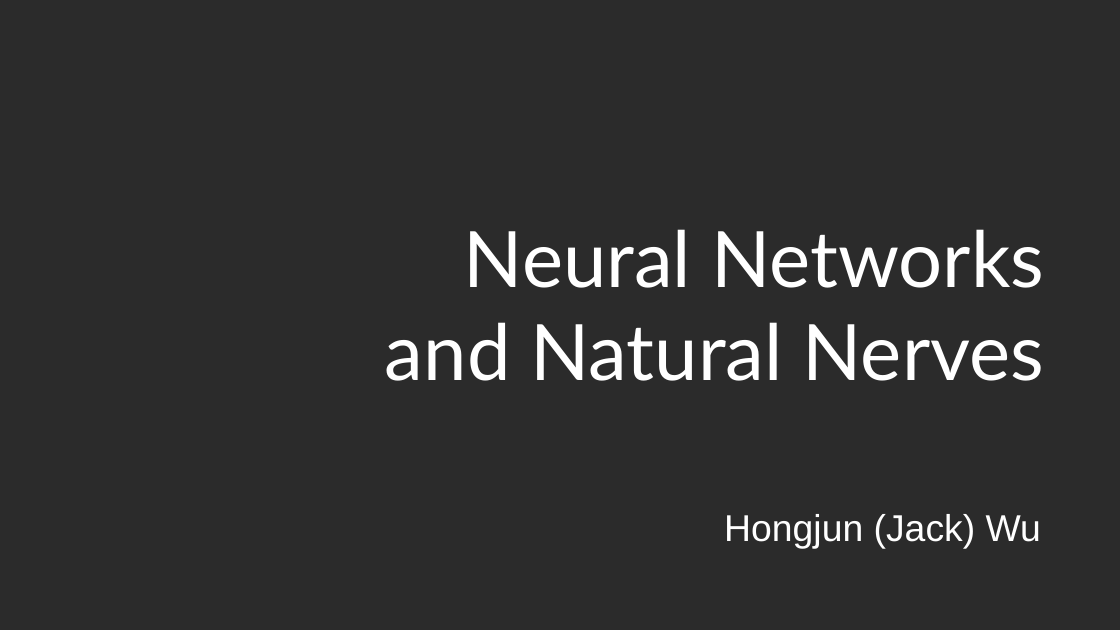
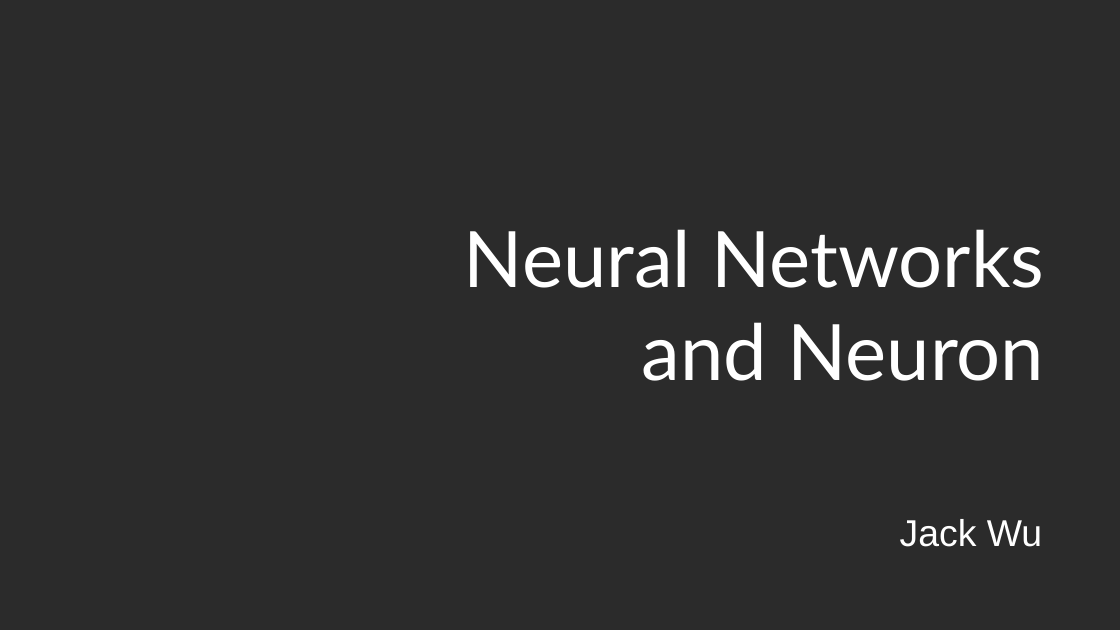
Before and after one commit to Errrneist/Multi-Layer_Perception, a slide deck: slide 1 of Chapter 2/Chapter2-L1-Neural_Network.pptx. Drawn at 1120x630 pixels with LibreOffice and Linux fonts; fonts in the diff are those of the drawing; background and template pictures are left out; a plain dark background stands for a picture behind light text. Boxes give left, top, right and bottom in pixels: in the first picture for what was removed or moved away, otherwise in the second. Text is boxed around its words. In the diff, an @@ line names an element or a change of style, - is before the commit and + after.

```diff
--- a/Chapter 2/Chapter2-L1-Neural_Network.pptx
+++ b/Chapter 2/Chapter2-L1-Neural_Network.pptx
@@ title at [464, 229, 1044, 381]: text changed @@
-Neural Networks and Natural Nerves
+Neural Networks and Neuron
@@ text at [900, 519, 1042, 547]: text changed @@
-Hongjun (Jack) Wu
+Jack Wu
```
Also in this commit, not shown: 7 other slides changed, 27 slides removed, 3 other files.
